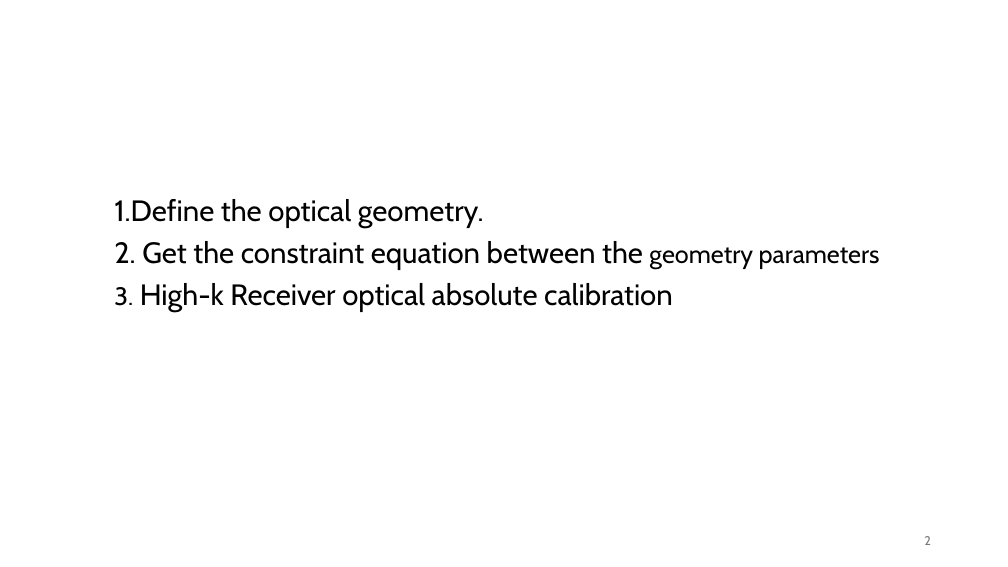
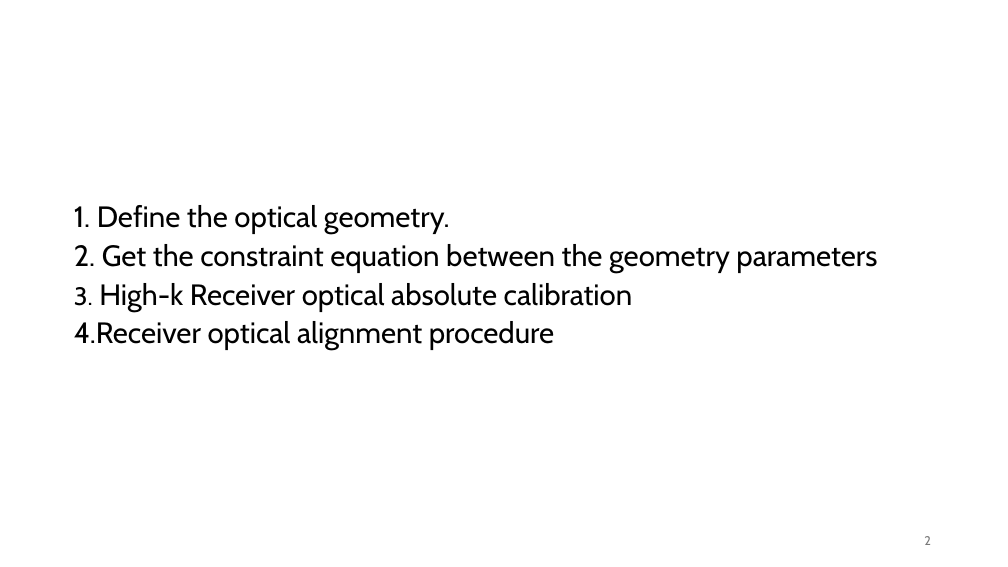
Before and after one commit to USTC-star/computer_share, a slide deck: slide 2 of NSTX-U High-k scattering Calculation_20240717.pptx. Drawn at 1008x567 pixels with LibreOffice and Linux fonts; fonts in the diff are those of the drawing. Boxes give left, top, right and bottom in pixels: in the first picture for what was removed or moved away, otherwise in the second. Text is boxed around its words. In the diff, an @@ line names an element or a change of style, - is before the commit and + after.

```diff
--- a/NSTX-U High-k scattering Calculation_20240717.pptx
+++ b/NSTX-U High-k scattering Calculation_20240717.pptx
@@ text "1. Define the optical geometry.": place and size @@
-text "1. Define the optical geometry." at (114,199,880,313)
+text "1. Define the optical geometry." at (74,205,877,350)
@@ text at (74,205,450,234): text changed @@
-1.Define the optical geometry.
+1. Define the optical geometry.
@@ text at (74,244,877,312): size 24 to 28 pt in "geometry parameters"; line spacing 0.9 to 0.8 @@
@@ text at (74,321,554,350): paragraph added @@
+4.Receiver optical alignment procedure
```
Also in this commit, not shown: 2 other slides changed.
